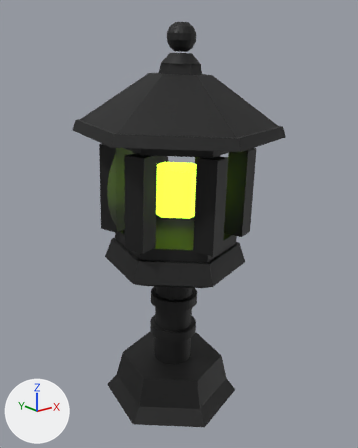
Before and after pictures for a commit that changed the glTF model works/031_touro/model.glb.
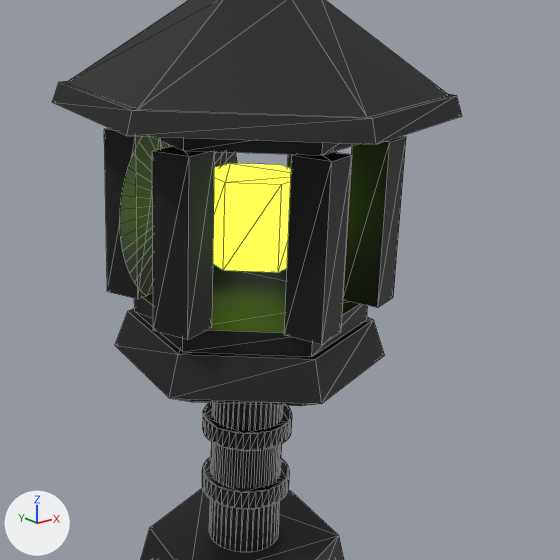
Each version appears first whole from a camera (50 mm lens) standing at (-1.636, -2.062, 2.345) and looking at (0.008, -0.006, 1.523), and next in a close-up on the part from 13% to 94% of the width and 17% to 82% of the height. Lighting does not change. The marker at lower left points along +X, +Y and +Z. The older version's two pictures come first. The close-ups show mesh edges as thin lines. Where no turn or scale is listed for an object, it has been applied to the vertices.

Names of what the first close-up shows: 'touro_back', 'touro_core', 'touro_stone'.
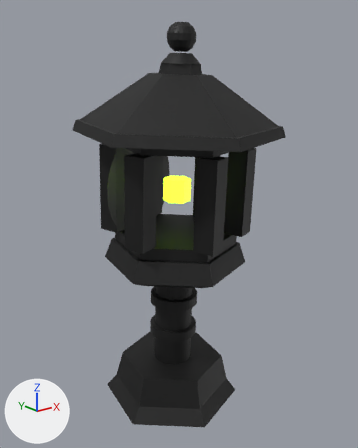
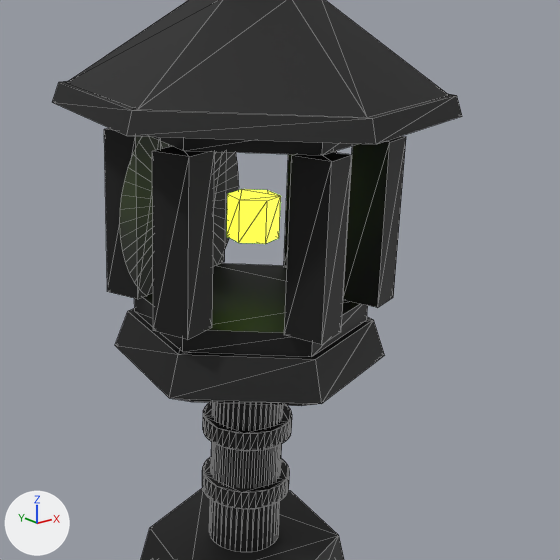
Diff of the bpy script that builds the scene:
```diff
--- a/works/031_touro/model.glb.py
+++ b/works/031_touro/model.glb.py
@@ ob_touro_core @@
 ob_touro_core.location = (0.0, 0.0, 0.0)
-ob_touro_core.scale = (0.6, 0.6, 0.6)
+ob_touro_core.scale = (0.3, 0.3, 0.3)
```

Boxes [x1, y1, x2, y2] around the edits, measured in the close-ups (560 x 560 px):
'touro_core', rescaled: before [213, 163, 291, 272]; after [227, 189, 281, 244]
